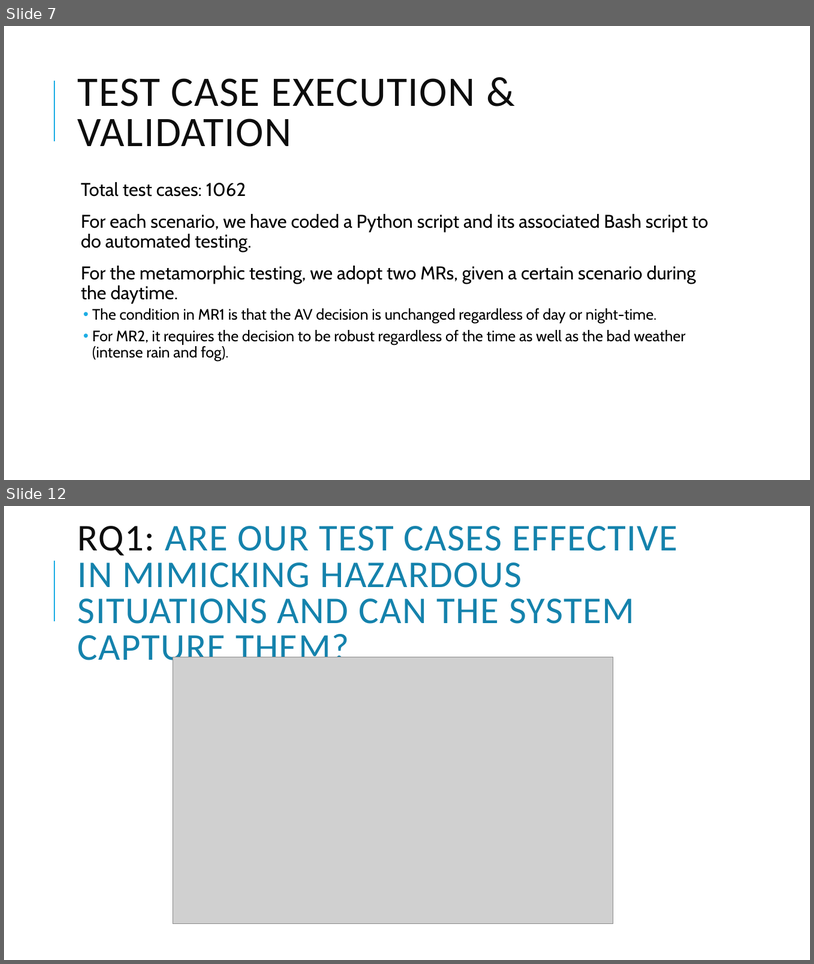
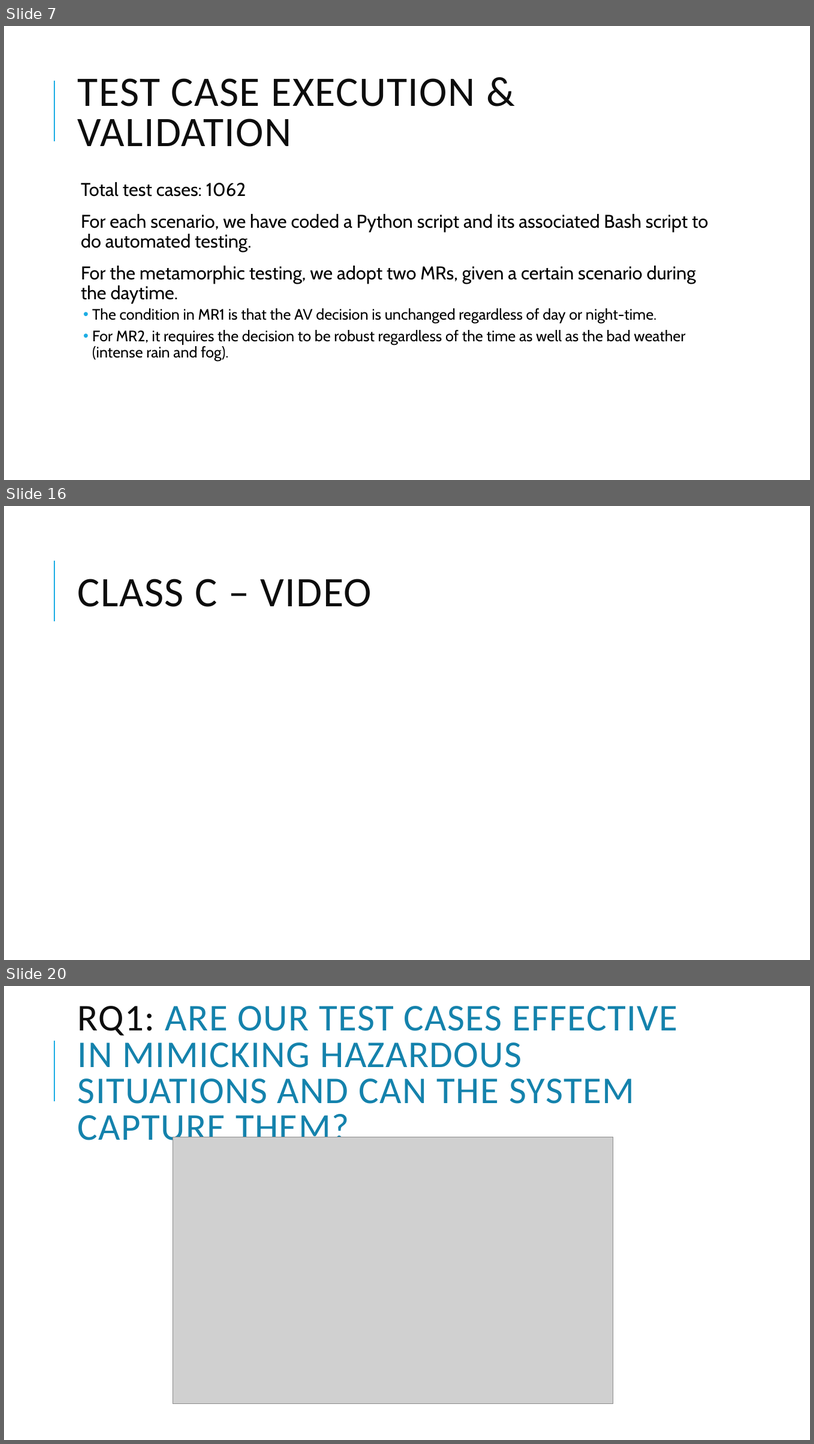
Before and after one commit to Swinburne-AV-Challenge-2021/Deliverable2, a slide deck: presentation/AVTest-Swinburne.pptx. Shown one above the other, each under a label of ours: slides 7 and 12 before the commit, slides 7, 16 and 20 after it; the slides between them are not shown. The pictures are 814x964 and 814x1444 pixels, drawn with LibreOffice and Linux fonts; fonts in the diff are those of the drawing; grey boxes stand for pictures; background and template pictures are left out. Boxes give left, top, right and bottom in pixels: in the first picture for what was removed or moved away, otherwise in the second. Text is boxed around its words. In the diff, an @@ line names an element or a change of style, - is before the commit and + after.

```diff
--- a/presentation/AVTest-Swinburne.pptx
+++ b/presentation/AVTest-Swinburne.pptx
@@ slide 16 added at bbox=[4, 506, 810, 960], background #FFFFFF; not listed: 1 template element that a slide beside it also shows @@
@@ title added at bbox=[78, 579, 372, 607], 50 pt, text #0D0D0D @@
+CLASS C – VIDEO
@@ what was slide 12 is now slide 20 @@
```
Also in this commit, not shown: 8 slides changed, 7 other slides added.
